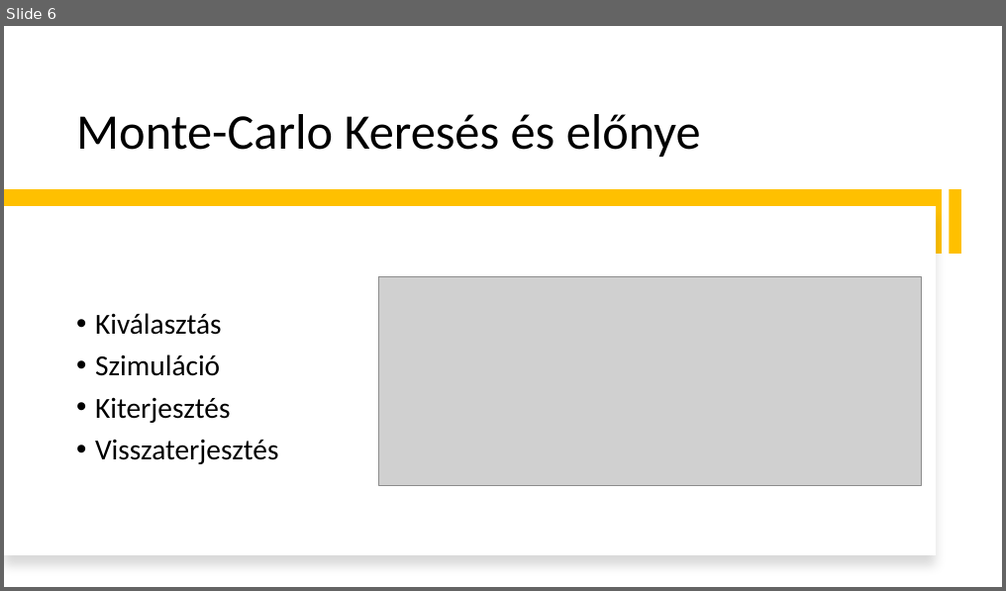
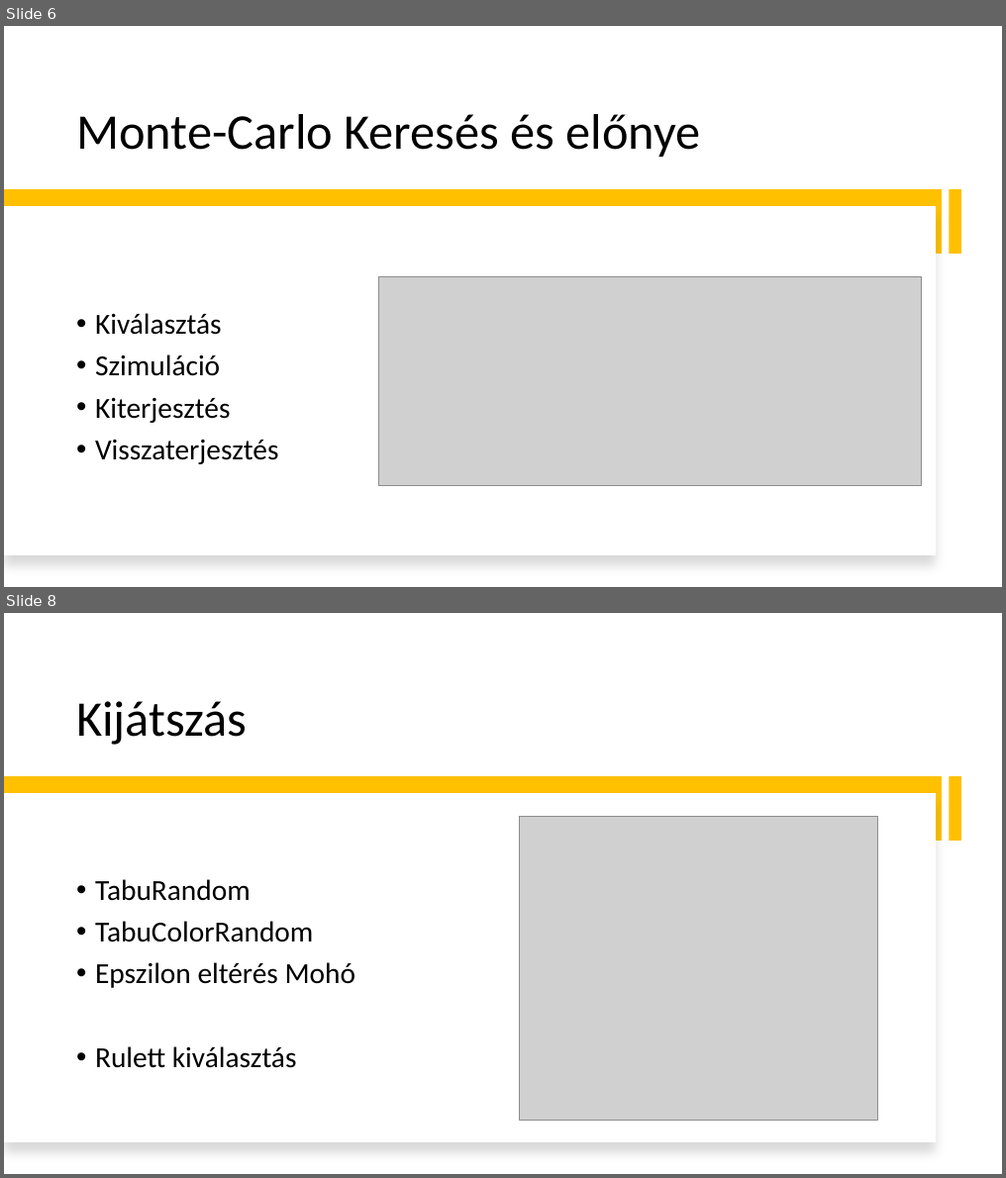
Before and after one commit to DrCash-KMark/uniBscProject, a slide deck: Documents/Bemutató.pptx. Shown one above the other, each under a label of ours: slide 6 before the commit, slides 6 and 8 after it; the slides between them are not shown. The pictures are 1006x591 and 1006x1178 pixels, drawn with LibreOffice and Linux fonts; fonts in the diff are those of the drawing; grey boxes stand for pictures. Boxes give left, top, right and bottom in pixels: in the first picture for what was removed or moved away, otherwise in the second. Text is boxed around its words. In the diff, an @@ line names an element or a change of style, - is before the commit and + after.

```diff
--- a/Documents/Bemutató.pptx
+++ b/Documents/Bemutató.pptx
@@ slide 8 added at box(4, 613, 1002, 1174), background #FFFFFF @@
@@ title added at box(76, 701, 247, 745), 48 pt, text #000000 @@
+Kijátszás
@@ rectangle added at box(4, 777, 943, 841), fill #FFC000 @@
@@ rectangle added at box(948, 777, 961, 841), fill #FFC000 @@
@@ rectangle added at box(4, 793, 936, 1143), fill #FFFFFF @@
@@ picture added at box(519, 817, 877, 1121) @@
@@ text added at box(95, 879, 355, 1068), 28 pt, text #000000 @@
+• TabuRandom
+• TabuColorRandom
+• Epszilon eltérés Mohó
+• Rulett kiválasztás
```
Also in this commit, not shown: 2 slides changed, 5 other slides added, 1 slide removed, 7 other files.
